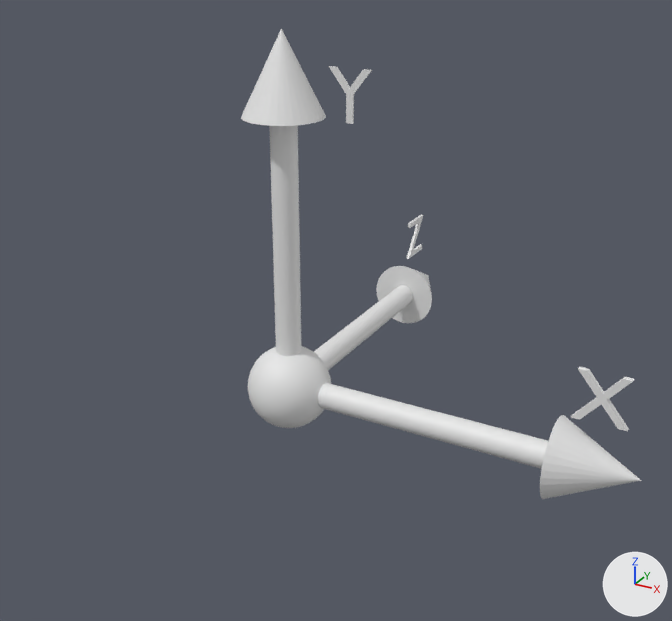
Two versions of the Blender file assets/axes.blend, one commit apart.
Before and after are seen from a camera (50 mm lens) standing at (1.048, -1.674, 1.061) and looking at (0.199, -0.131, 0.29). The axes (+X, +Y, +Z) are drawn at lower right. The lights are the same throughout.
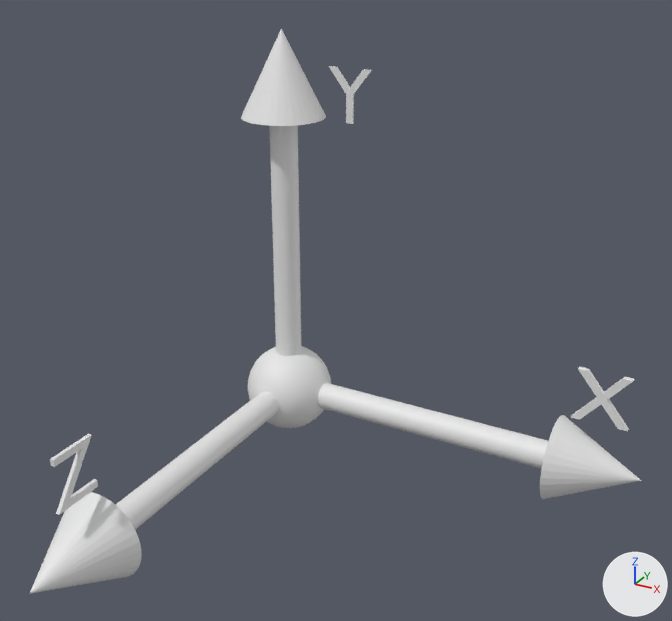
The change, as JSON lines over the scene's bpy script:
```json
{"op": "set", "path": "ob_text_002.location", "old": "(0.004, 0.704, 0.164)", "new": "(0.004, -0.706, 0.164)"}
{"op": "set", "path": "ob_cylinder_002.location", "old": "(0.0, 0.345, 0.0)", "new": "(0.0, -0.355, 0.0)"}
{"op": "set", "path": "ob_cylinder_002.rotation_euler", "old": "(0.0, 0.0, 0.0)", "new": "(0.0, 0.0, -3.142)", "note": "degrees (0, 0, 0) -> degrees (0, 0, -180)"}
```

Boxes (x1, y1, x2, y2) around the edits, measured in the pictures (672 x 621 px):
```json
{"object": "Cylinder.002", "change": "moved, turned", "before": [314, 266, 432, 370], "after": [30, 391, 279, 594]}
{"object": "Text.002", "change": "moved", "before": [407, 215, 423, 259], "after": [50, 434, 98, 515]}
```
